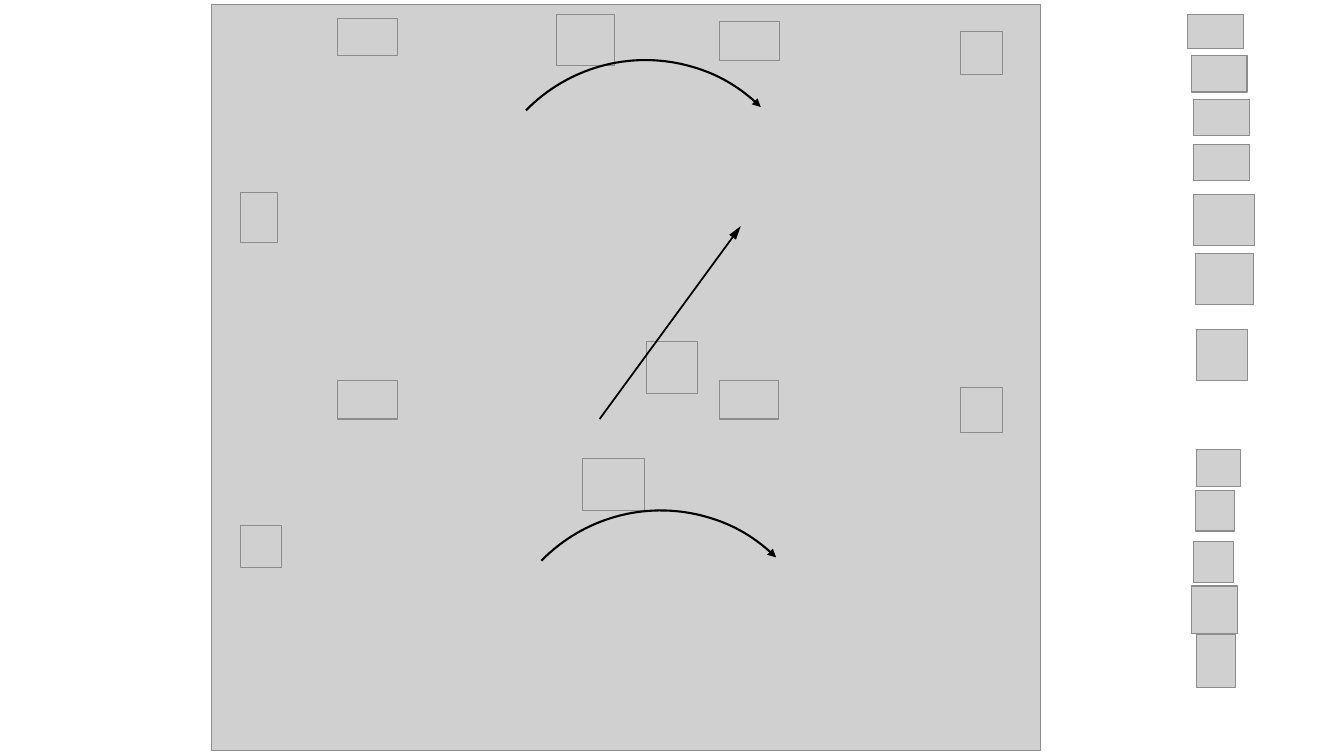
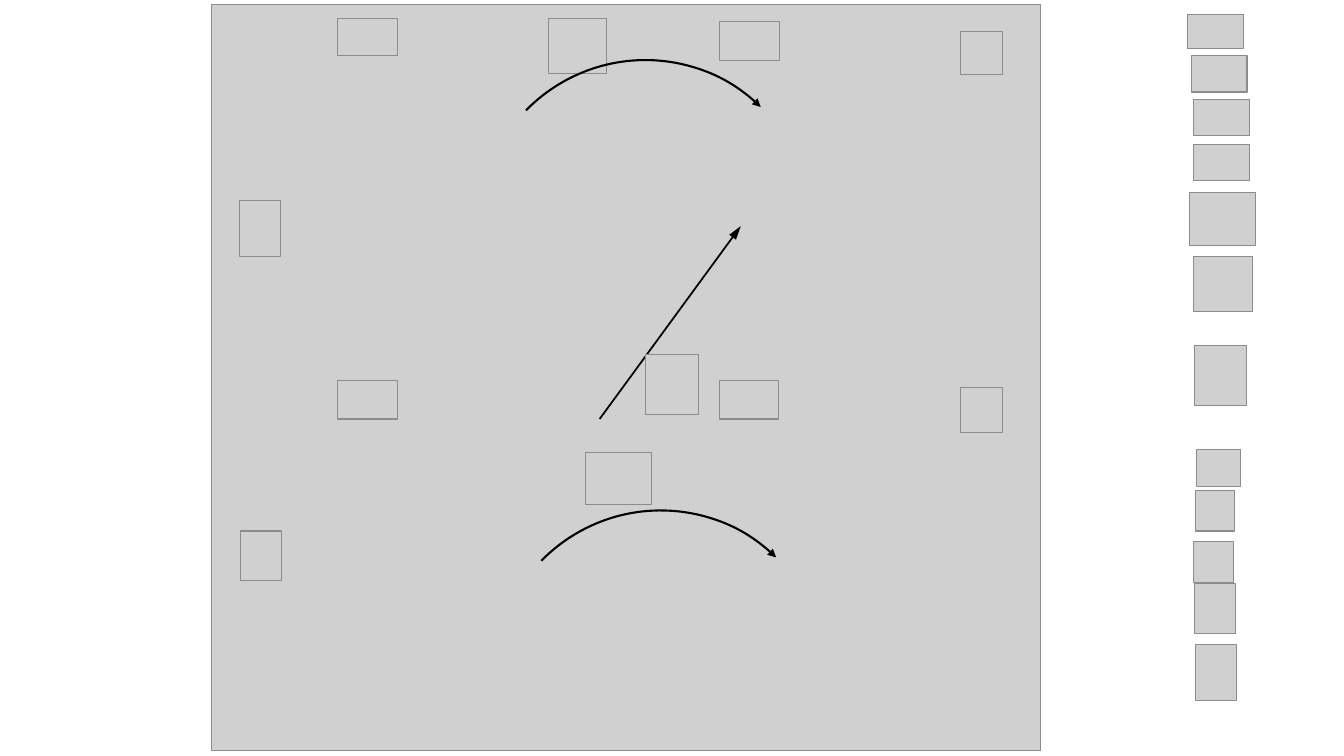
Before and after one commit to r-isachenko/PhDThesis, a slide deck: slide 3 of pres/figs.pptx. Drawn at 1344x756 pixels with LibreOffice and Linux fonts; fonts in the diff are those of the drawing; grey boxes stand for pictures. Boxes give left, top, right and bottom in pixels: in the first picture for what was removed or moved away, otherwise in the second. Text is boxed around its words. In the diff, an @@ line names an element or a change of style, - is before the commit and + after.

```diff
--- a/pres/figs.pptx
+++ b/pres/figs.pptx
@@ picture: place and size @@
-picture at [557, 14, 614, 66]
+picture at [548, 18, 607, 74]
@@ picture: place and size @@
-picture at [241, 193, 277, 243]
+picture at [240, 201, 281, 256]
@@ picture: place and size @@
-picture at [1194, 195, 1255, 246]
+picture at [1190, 193, 1255, 245]
@@ picture: place and size @@
-picture at [1196, 253, 1253, 304]
+picture at [1194, 256, 1252, 312]
@@ picture removed at [1197, 329, 1248, 380] @@
@@ picture: place and size @@
-picture at [646, 342, 698, 393]
+picture at [646, 355, 699, 414]
@@ picture added at [1195, 346, 1247, 405] @@
@@ picture: place and size @@
-picture at [583, 459, 644, 510]
+picture at [586, 453, 651, 505]
@@ picture: place and size @@
-picture at [241, 526, 281, 568]
+picture at [241, 531, 281, 582]
@@ picture: place and size @@
-picture at [1197, 635, 1236, 689]
+picture at [1196, 645, 1237, 701]
```
Also in this commit, not shown: 3 other files.
